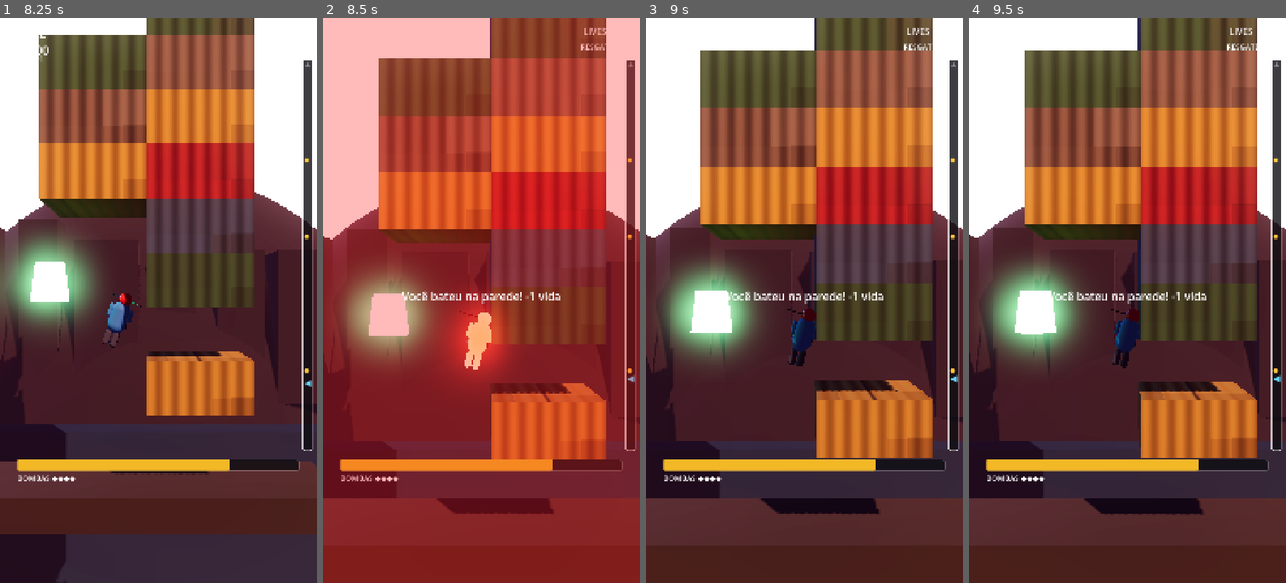
Above: before the commit, frames 1-4 (left to right).
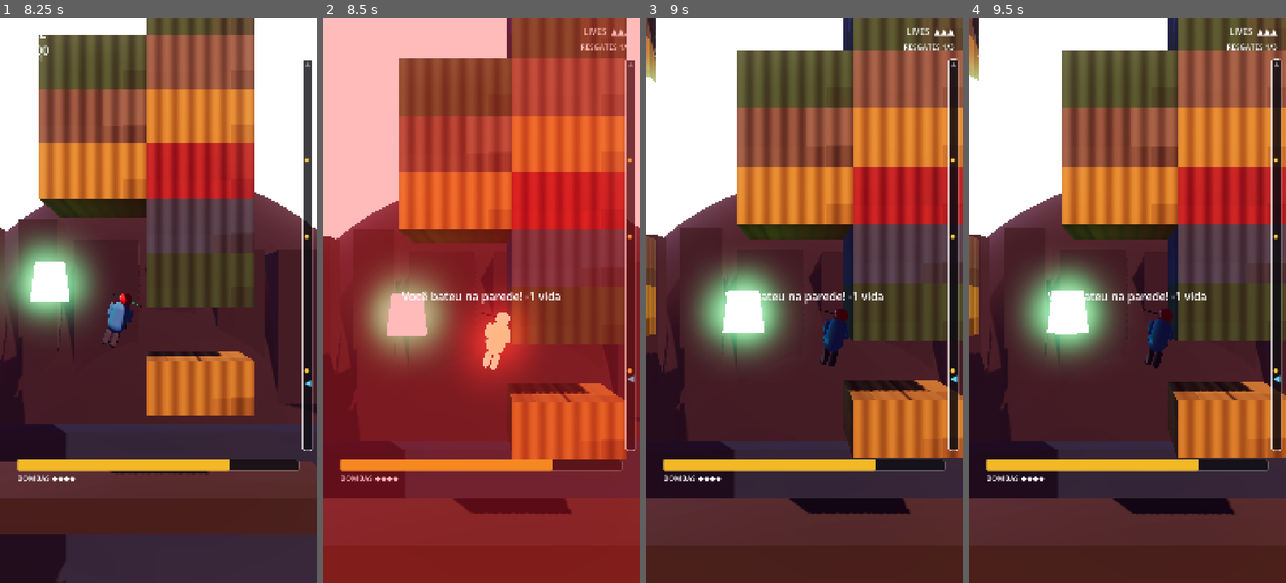
Above: after the commit, the same moments.

Repository: FabriciooPoke/hero-godot
Game: Godot game, scene res://scenes/Main.tscn
The game is run twice, just before and just after one commit, with the same random seed, the same clock (stepped at 60 frames per second) and the same inputs.
Inputs:
- Up to frame 1 (8.25 s): click "JOGAR" at 0.5 s; hold D (mover_direita) 1.28-2.03 s; tap Space (atirar) every 2.25 s from 1.35 to 8.1 s; hold A (mover_esquerda) 2.03-2.78 s; tap B (bomba) at 2.1, 4.35, 6.6 s; hold W (propulsar) 2.78-3.53 s; hold D (mover_direita) 2.78-4.28 s; hold A (mover_esquerda) 4.28-6.53 s; tap W (propulsar) at 5.1 s; hold D (mover_direita) from 6.53 s (still down); hold W (propulsar) 7.28-8.03 s
- Up to frame 2 (8.5 s): keep holding D (mover_direita)
- Up to frame 3 (9 s): release D (mover_direita) at 8.78 s; hold A (mover_esquerda) from 8.78 s (still down); tap B (bomba) at 8.85 s
- Up to frame 4 (9.5 s): keep holding A (mover_esquerda)

Frame 1 is identical in both runs. In frame 2, 17% of the frame differs, in the area x 0-100%, y 0-88%; in frame 3, 28%; in frame 4, 28%.

Commit message:
Distingue pouso de colisão lateral; empurrão ao bater; recarga volta em 15s
- Pousar com força (pés/topo de contêiner) não mata mais — só custa energia,
  já que cair é parte normal do jogo. Só bater de LADO numa parede tira vida.
- Adiciona empurrão (knockback) pra longe da parede ao bater, reforçando o
  impacto visualmente em vez de só grudar na parede tomando dano.
- Estação de recarga volta a carregar em 15s (era 10s), ajustado a pedido.

Testado ao vivo: queda no chão de segurança não tira vida; bater de lado
na parede tira vida e empurra o personagem pra trás.

Diff:
--- a/resources/default_env.tres
+++ b/resources/default_env.tres
@@ -1,15 +1,7 @@
-[gd_resource type="Environment" load_steps=2 format=3]
-
-[sub_resource type="ProceduralSkyMaterial" id="ceu"]
-sky_top_color = Color(0.08, 0.08, 0.18, 1)
-sky_horizon_color = Color(0.45, 0.18, 0.22, 1)
-ground_bottom_color = Color(0.05, 0.04, 0.06, 1)
-ground_horizon_color = Color(0.35, 0.15, 0.18, 1)
-sun_angle_max = 40.0
+[gd_resource type="Environment" format=3 uid="uid://l4qclh4ffpyp"]
 
 [resource]
 background_mode = 2
-sky = SubResource("ceu")
 ambient_light_source = 3
 ambient_light_color = Color(0.4, 0.35, 0.45, 1)
 ambient_light_energy = 0.6
--- a/scripts/EstacaoRecarga.gd
+++ b/scripts/EstacaoRecarga.gd
@@ -8,7 +8,7 @@
 
 @export var carga_total: float = 70.0      ## quanta energia esta estação tem pra dar
 @export var taxa: float = 45.0             ## energia por segundo transferida
-@export var tempo_reativacao: float = 10.0 ## segundos até voltar a carregar depois de esgotar
+@export var tempo_reativacao: float = 15.0 ## segundos até voltar a carregar depois de esgotar
 
 const COR_ATIVA := Color(0.3, 1, 0.6, 1)
 const COR_ESGOTADA := Color(0.3, 0.3, 0.35, 1)
--- a/scripts/Jogador.gd
+++ b/scripts/Jogador.gd
@@ -40,6 +40,12 @@
 ## Abaixo da velocidade lateral máxima (9-11) pra uma investida de propósito
 ## sempre valer, mas acima do suficiente pra não punir ajustes finos de rota.
 @export var velocidade_min_colisao: float = 6.0
+@export var knockback_colisao: float = 5.0        ## empurrão pra longe da parede ao bater
+
+## Pousar com força (pés/topo de um contêiner) não mata — só custa energia.
+## Cair é parte do jogo; bater de lado numa parede é que é erro de rota.
+@export var velocidade_min_pouso: float = 10.0
+@export var custo_energia_pouso: float = 8.0
 
 var energia: float
 var bombas: int
@@ -102,18 +108,25 @@
 	helice.rotate_y(delta * (26.0 if Input.is_action_pressed("propulsar") else 9.0))
 
 
-## Bater com força numa parede tira vida — voar colado nelas pra ganhar
-## atalho deixa de ser de graça. Só conta impacto de verdade (velocidade
-## contra a superfície acima do limiar); deslizar/encostar de leve não pune.
+## Bater de LADO numa parede tira vida (com empurrão pra trás). Bater de
+## CIMA/BAIXO — pousar com força nos pés — só custa energia, cair faz parte
+## do jogo. Deslizar/encostar de leve (abaixo do limiar) não pune nada.
 func _verificar_colisao(vel_antes: Vector3) -> void:
 	if not vivo or invulneravel > 0.0:
 		return
 	for i in range(get_slide_collision_count()):
 		var colisao := get_slide_collision(i)
-		var impacto: float = -vel_antes.dot(colisao.get_normal())
-		if impacto >= velocidade_min_colisao:
+		var normal := colisao.get_normal()
+		var impacto: float = -vel_antes.dot(normal)
+		var de_lado: bool = absf(normal.x) > absf(normal.y)
+
+		if de_lado and impacto >= velocidade_min_colisao:
 			colidiu_com_parede.emit(impacto)
+			velocity += normal * knockback_colisao
 			levar_dano()
+			return
+		elif not de_lado and impacto >= velocidade_min_pouso:
+			gastar_energia(custo_energia_pouso)
 			return
 
 
Not shown, changed: DESIGN.md
